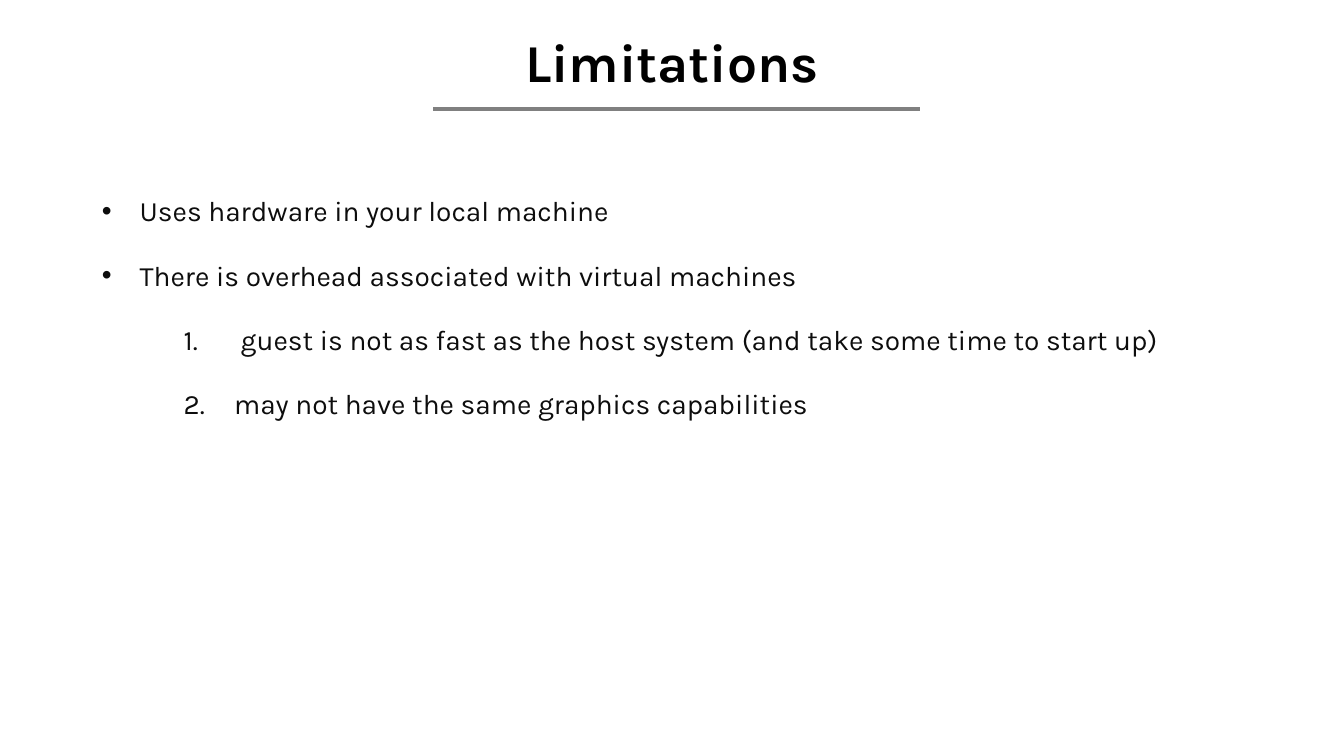
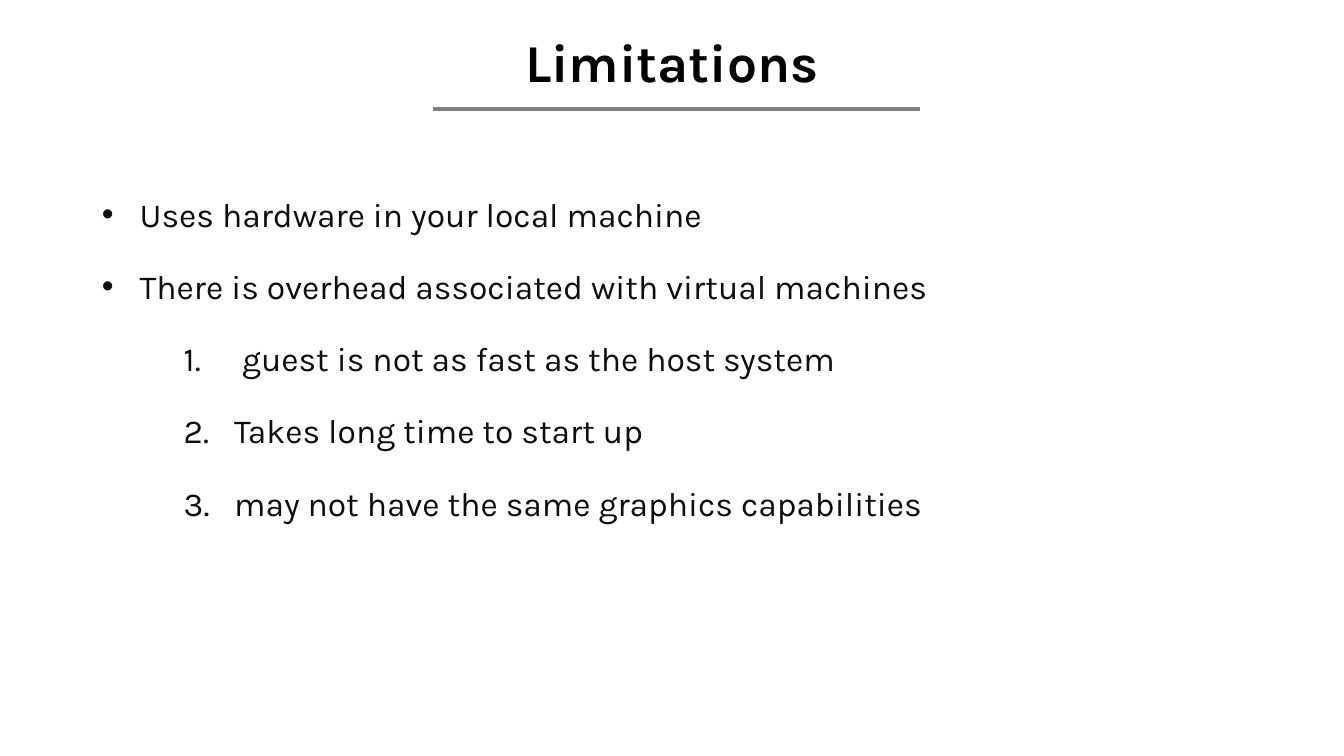
Before and after one commit to Harvard-IACS/2020-AC295, a slide deck: slide 20 of content/lectures/lecture2/presentation/lecture2.pptx. Drawn at 1344x756 pixels with LibreOffice and Linux fonts; fonts in the diff are those of the drawing. Boxes give left, top, right and bottom in pixels: in the first picture for what was removed or moved away, otherwise in the second. Text is boxed around its words. In the diff, an @@ line names an element or a change of style, - is before the commit and + after.

```diff
--- a/content/lectures/lecture2/presentation/lecture2.pptx
+++ b/content/lectures/lecture2/presentation/lecture2.pptx
@@ text at (140,204,927,524): size 20 to 24 pt in "Uses hardware in your local machine", "There is overhead associated with virtual machines", "may not have the same graphics capabilities" @@
@@ text at (234,348,835,452): text changed; size 20 to 24 pt @@
-  1. guest is not as fast as the host system (and take some time to start up)
+  1. guest is not as fast as the host system
+  2. Takes long time to start up
```
Also in this commit, not shown: 1 other slide changed, 1 other file.
